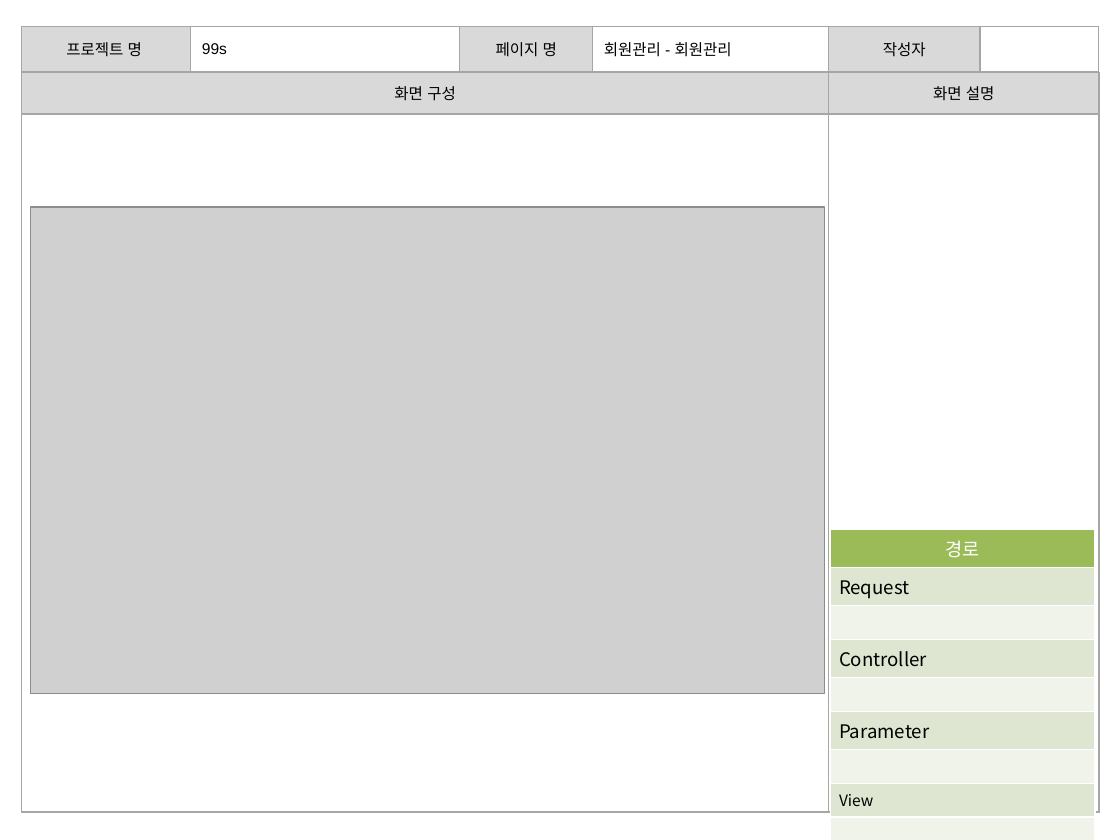
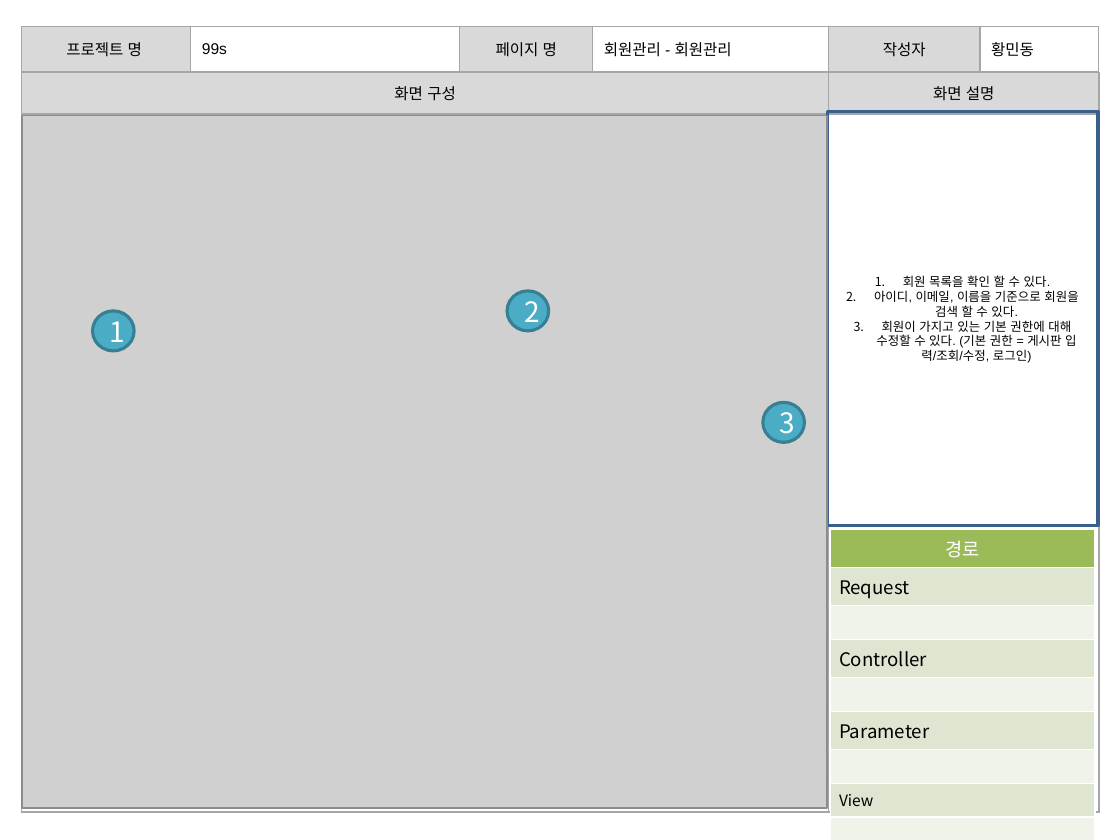
Before and after one commit to banana1531/ggs, a slide deck: slide 9 of doc/0.공용폴더/07 스토리보드/스토리보드 - 관리자 페이지.pptx (slide 8 before the commit). Drawn at 1120x840 pixels with LibreOffice and Linux fonts; fonts in the diff are those of the drawing; grey boxes stand for pictures. Boxes give left, top, right and bottom in pixels: in the first picture for what was removed or moved away, otherwise in the second. Text is boxed around its words. In the diff, an @@ line names an element or a change of style, - is before the commit and + after.

```diff
--- a/doc/0.공용폴더/07 스토리보드/스토리보드 - 관리자 페이지.pptx
+++ b/doc/0.공용폴더/07 스토리보드/스토리보드 - 관리자 페이지.pptx
@@ table at (21,26,1099,72) @@
-row 1, column 6: 
+row 1, column 6: 황민동
@@ picture: place and size @@
-picture at (31,207,825,694)
+picture at (22,115,828,809)
@@ rectangle added at (827,111,1098,525), outline #3A5F8C 2 pt, 8 pt, text #000000 @@
+1. 회원 목록을 확인 할 수 있다.
+2. 아이디, 이메일, 이름을 기준으로 회원을 검색 할 수 있다.
+3. 회원이 가지고 있는 기본 권한에 대해 수정할 수 있다. (기본 권한 = 게시판 입력/조회/수정, 로그인)
@@ ellipse added at (507,291,549,332), fill #4BACC6, outline #377F92 2 pt, 18 pt, text #FFFFFF @@
+2
@@ ellipse added at (93,311,134,352), fill #4BACC6, outline #377F92 2 pt, 18 pt, text #FFFFFF @@
+1
@@ ellipse added at (763,402,804,442), fill #4BACC6, outline #377F92 2 pt, 18 pt, text #FFFFFF @@
+3
```
Also in this commit, not shown: 11 other slides changed, 2 slides added.
